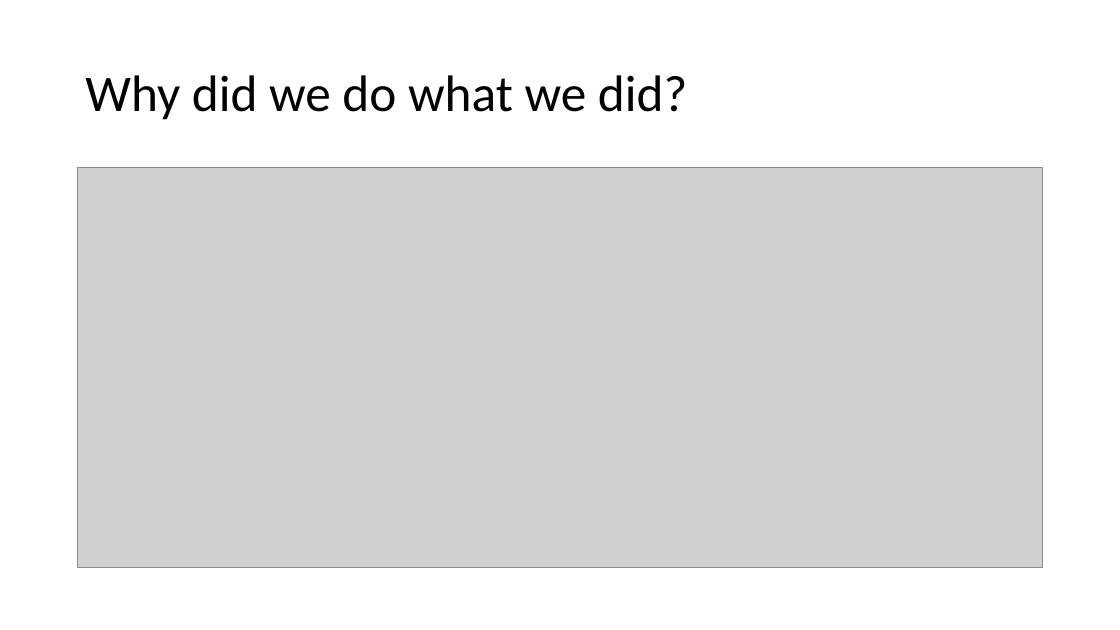
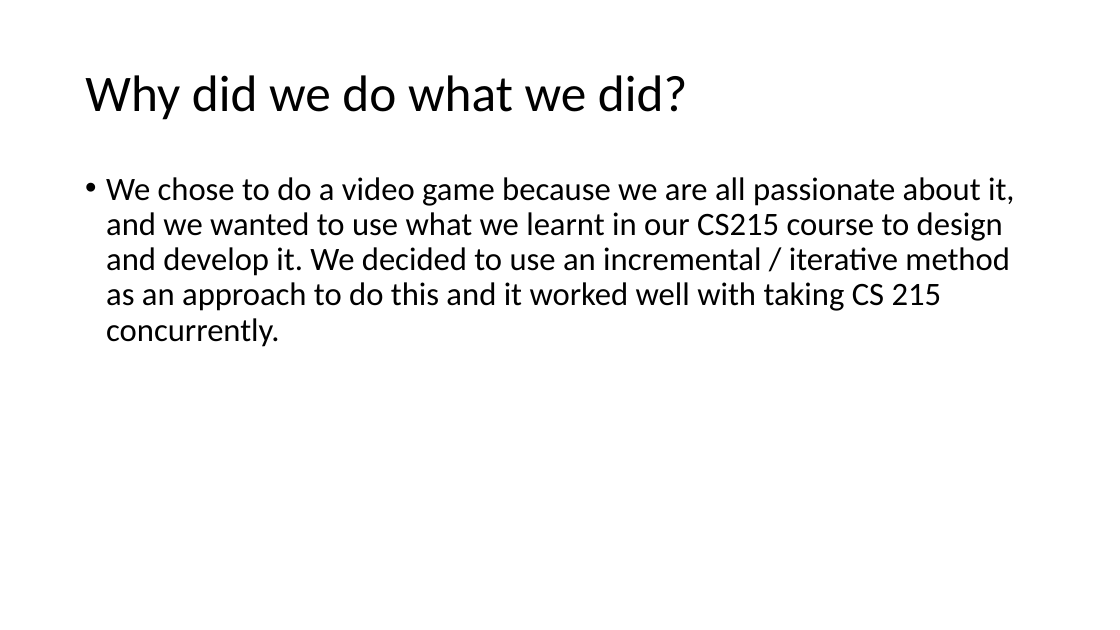
Before and after one commit to Jacobchapman99/ENSE-374-Group07-Project, a slide deck: slide 9 of Milestone4/Milestone 4.ppt (slide 10 before the commit). Drawn at 1120x630 pixels with LibreOffice and Linux fonts; fonts in the diff are those of the drawing; grey boxes stand for pictures. Boxes give left, top, right and bottom in pixels: in the first picture for what was removed or moved away, otherwise in the second. Text is boxed around its words. In the diff, an @@ line names an element or a change of style, - is before the commit and + after.

```diff
--- a/Milestone4/Milestone 4.ppt
+++ b/Milestone4/Milestone 4.ppt
@@ picture removed at [77,168,1043,568] @@
@@ text added at [106,177,1015,347], 28 pt, text #000000 @@
+• We chose to do a video game because we are all passionate about it, and we wanted to use what we learnt in our CS215 course to design and develop it. We decided to use an incremental / iterative method as an approach to do this and it worked well with taking CS 215 concurrently.
```
Also in this commit, not shown: 2 other slides changed, 1 slide added, 2 slides removed.
